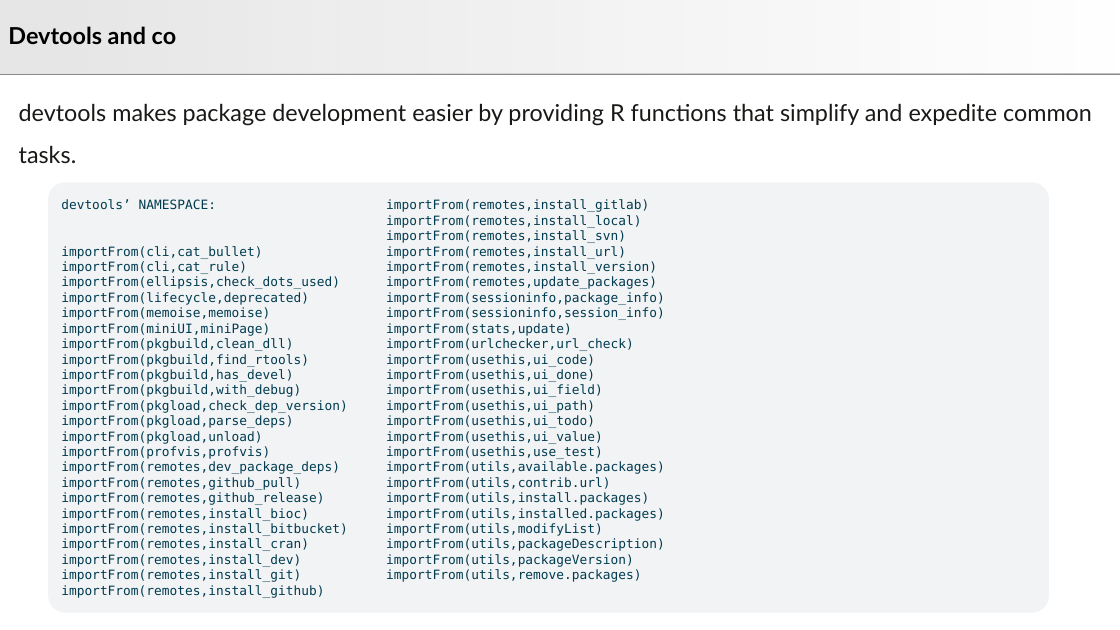
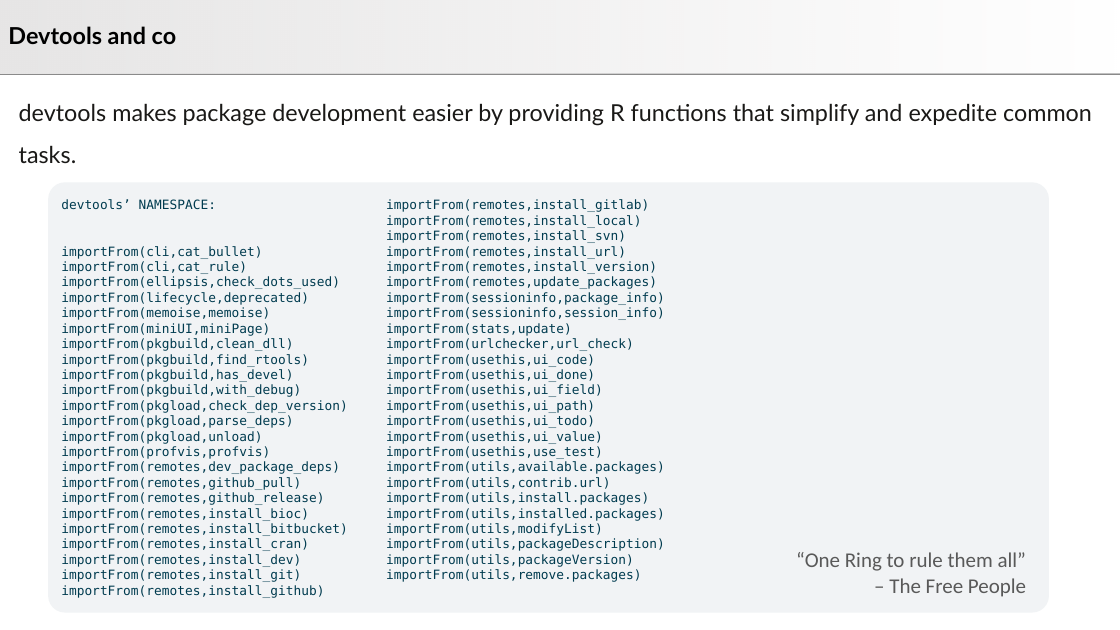
Before and after one commit to js2264/Bioc-workshop, a slide deck: slide 7 of static/Presentations/3_Developer-toolkit.pptx (slide 8 before the commit). Drawn at 1120x630 pixels with LibreOffice and Linux fonts; fonts in the diff are those of the drawing. Boxes give left, top, right and bottom in pixels: in the first picture for what was removed or moved away, otherwise in the second. Text is boxed around its words. In the diff, an @@ line names an element or a change of style, - is before the commit and + after.

```diff
--- a/static/Presentations/3_Developer-toolkit.pptx
+++ b/static/Presentations/3_Developer-toolkit.pptx
@@ text added at (796, 552, 1026, 597), 18 pt, text #595959 @@
+“One Ring to rule them all”
+– The Free People
```
Also in this commit, not shown: 3 other slides changed, 2 slides removed, 3 other files.
